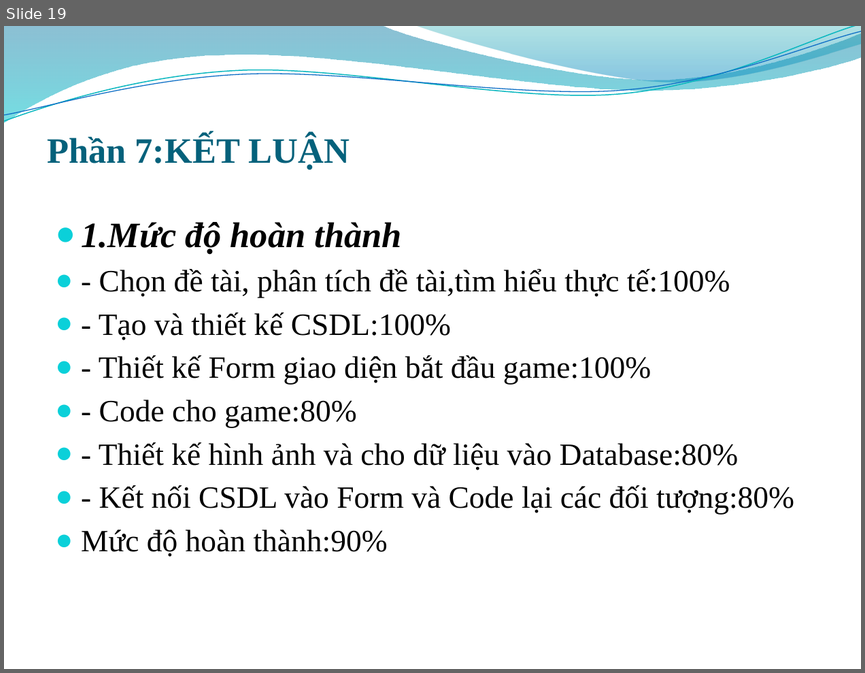
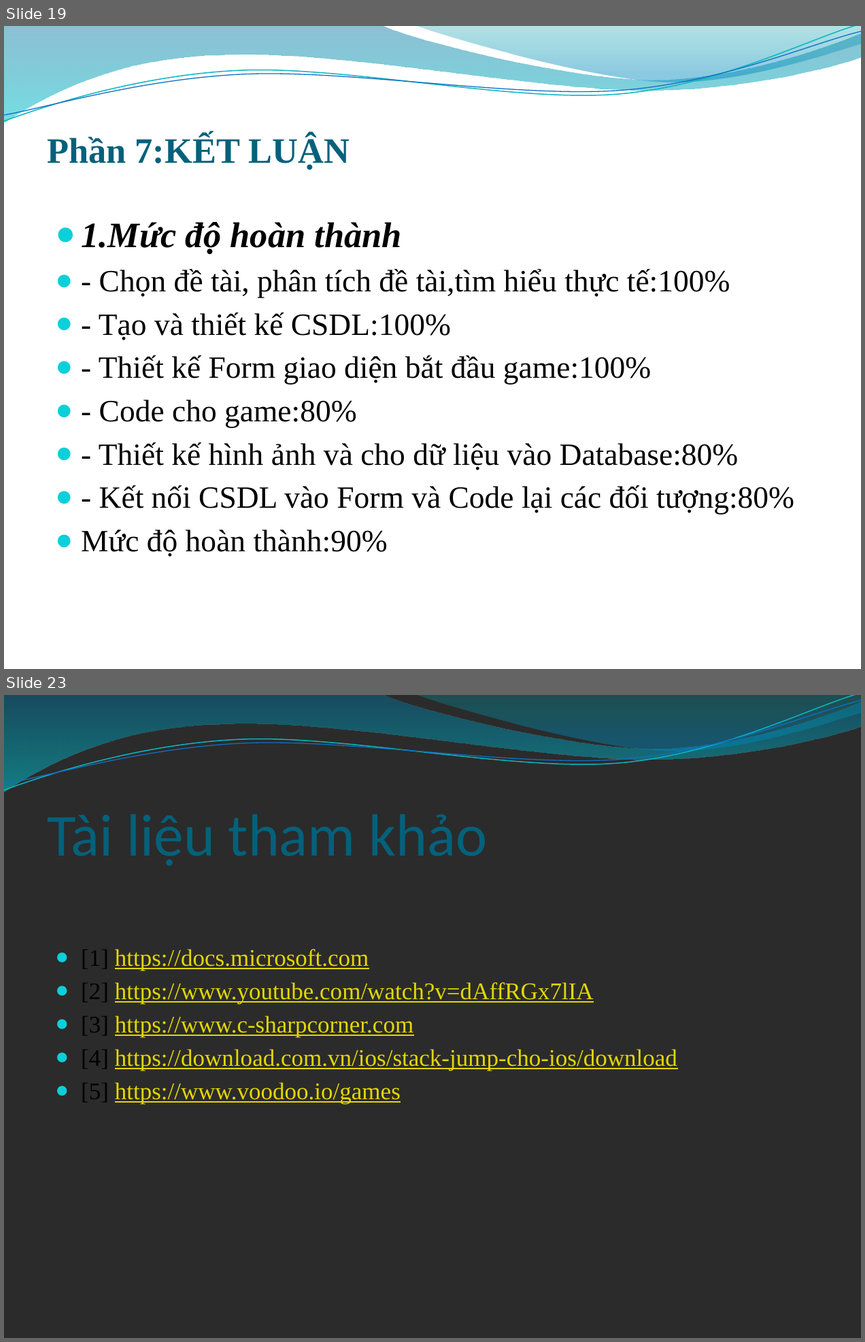
Before and after one commit to huynhle98/DoAn1, a slide deck: BÁO CÁO ĐỒ ÁN 1.pptx. Shown one above the other, each under a label of ours: slide 19 before the commit, slides 19 and 23 after it; the slides between them are not shown. The pictures are 865x673 and 865x1342 pixels, drawn with LibreOffice and Linux fonts; fonts in the diff are those of the drawing; background and template pictures are left out; a plain dark background stands for a picture behind light text. Boxes give left, top, right and bottom in pixels: in the first picture for what was removed or moved away, otherwise in the second. Text is boxed around its words. In the diff, an @@ line names an element or a change of style, - is before the commit and + after.

```diff
--- a/BÁO CÁO ĐỒ ÁN 1.pptx
+++ b/BÁO CÁO ĐỒ ÁN 1.pptx
@@ slide 23 added at bbox=[4, 695, 861, 1338], background picture (left out); not listed: 4 template elements that a slide beside it also shows @@
@@ title added at bbox=[47, 761, 818, 868], 50 pt, text #04617B @@
+Tài liệu tham khảo
@@ text added at bbox=[81, 949, 677, 1104], 20 pt, text #E2D700, underline @@
+● [1] https://docs.microsoft.com
+● [2] https://www.youtube.com/watch?v=dAffRGx7lIA
+● [3] https://www.c-sharpcorner.com
+● [4] https://download.com.vn/ios/stack-jump-cho-ios/download
+● [5] https://www.voodoo.io/games
```
Also in this commit, not shown: 5 slides changed, 1 other file.
